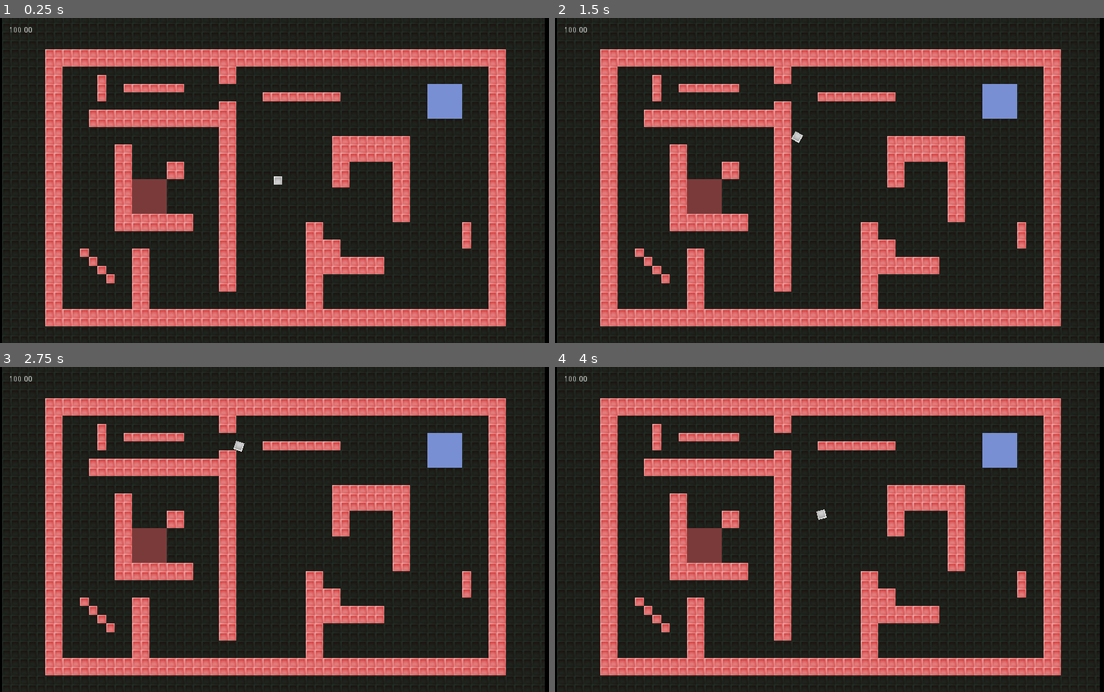
Above: before the commit, frames 1-4 (two rows, left to right).
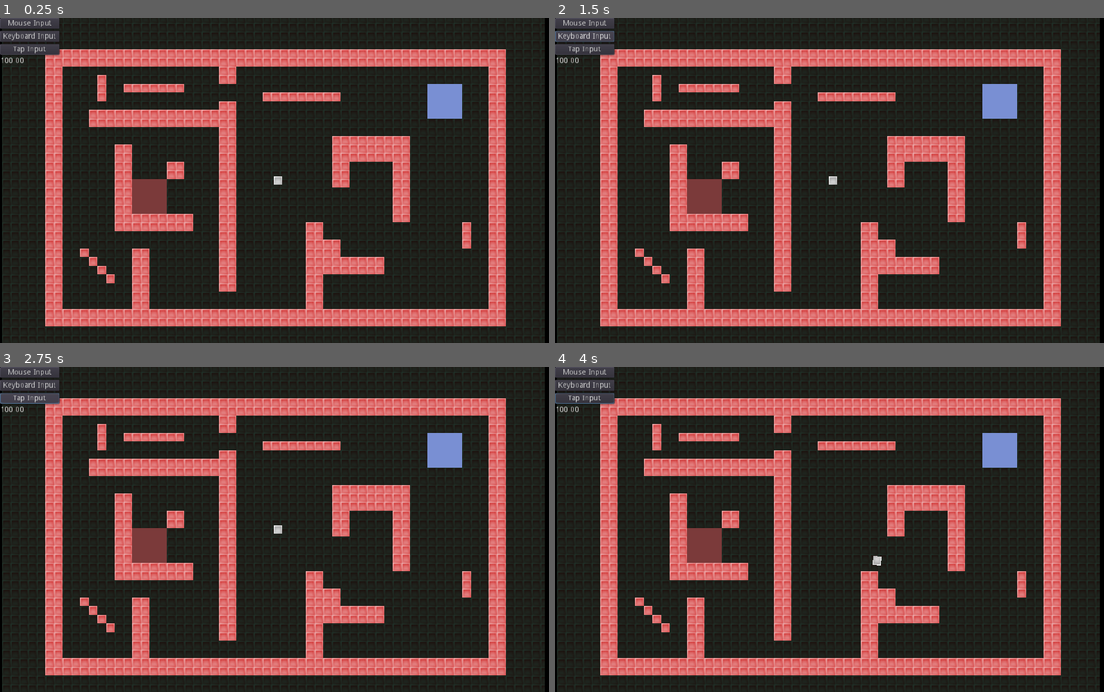
Above: after the commit, the same moments.

Repository: kawzar/kinematic_col_actividad3
Game: Godot game, scene res://main.tscn
The game is run twice, just before and just after one commit, with the same random seed, the same clock (stepped at 60 frames per second) and the same inputs.
Inputs (mouse positions are in pixels of both pictures, inside the frame that each line leads up to):
- Up to frame 1 (0.25 s): no input
- Up to frame 2 (1.5 s): click (582, 24) at 0.5 s, where only the run after the commit has a clickable "Mouse Input"; click (582, 37) at 1.25 s, where only the run after the commit has a clickable "Keyboard Input"
- Up to frame 3 (2.75 s): click (27, 399) at 2 s, where only the run after the commit has a clickable "Tap Input"
- Up to frame 4 (4 s): move the mouse to (955, 513) at 2.77 s; hold Right (move_right) 2.78-3.53 s; hold Down (move_bottom) 2.78-3.53 s; click (955, 513) at 2.92 s; move the mouse to (719, 545) at 3.52 s; hold Left (move_left) from 3.53 s (still down); tap Down (move_bottom) at 3.6 s; click (719, 545) at 3.67 s

The runs differ from the first frame. In frame 1, 1.1% of the frame differs, in the area x 0-12%, y 0-14%; in frame 2, 1.2%, in the area x 0-52%, y 0-52%; in frame 3, 1.2%; in frame 4, 1.2%.

Commit message:
Adding hud

Diff:
--- a/HUD/hud.gd
+++ b/HUD/hud.gd
@@ -1,8 +1,7 @@
 extends Control
 
 func _on_health_change(amount):
-	$health.text = str(amount).pad_decimals(2)
-
+	get_node("container/health").text = str(amount).pad_decimals(2)
 
 func _on_player_im_dead():
-	$health.text = "DEAD"
+	get_node("container/health").text = "DEAD"
--- a/main.tscn
+++ b/main.tscn
@@ -72,11 +72,31 @@
 margin_bottom = 40.0
 script = ExtResource( 4 )
 
-[node name="health" type="Label" parent="CanvasLayer/HUD"]
-margin_left = 16.0
-margin_top = 16.0
-margin_right = 64.0
-margin_bottom = 32.0
+[node name="container" type="VBoxContainer" parent="CanvasLayer/HUD"]
+margin_right = 40.0
+margin_bottom = 40.0
+
+[node name="MouseControl" type="Button" parent="CanvasLayer/HUD/container"]
+margin_right = 109.0
+margin_bottom = 20.0
+text = "Mouse Input"
+
+[node name="KeyboardControl" type="Button" parent="CanvasLayer/HUD/container"]
+margin_top = 24.0
+margin_right = 109.0
+margin_bottom = 44.0
+text = "Keyboard Input"
+
+[node name="TapControl" type="Button" parent="CanvasLayer/HUD/container"]
+margin_top = 48.0
+margin_right = 109.0
+margin_bottom = 68.0
+text = "Tap Input"
+
+[node name="health" type="Label" parent="CanvasLayer/HUD/container"]
+margin_top = 72.0
+margin_right = 109.0
+margin_bottom = 86.0
 size_flags_vertical = 0
 text = "0000"
 
@@ -96,3 +116,6 @@
 [connection signal="body_exited" from="level1/obstacles/healZone" to="level1/obstacles/healZone" method="_on_zone_body_exit"]
 [connection signal="health_change" from="player" to="CanvasLayer/HUD" method="_on_health_change"]
 [connection signal="im_dead" from="player" to="CanvasLayer/HUD" method="_on_player_im_dead"]
+[connection signal="pressed" from="CanvasLayer/HUD/container/MouseControl" to="player" method="_on_button_pressed" binds= [ "MouseControl" ]]
+[connection signal="pressed" from="CanvasLayer/HUD/container/KeyboardControl" to="player" method="_on_button_pressed" binds= [ "KeyboardControl" ]]
+[connection signal="pressed" from="CanvasLayer/HUD/container/TapControl" to="player" method="_on_button_pressed" binds= [ "TapControl" ]]
--- a/obstacles/damagezone.gd
+++ b/obstacles/damagezone.gd
@@ -13,5 +13,5 @@
 	if body.is_in_group("player"):
 		trapped_body = body
 
-func _on_zone_body_exit( body ):
+func _on_zone_body_exit(_body):
 	trapped_body = null
--- a/player/player.gd
+++ b/player/player.gd
@@ -26,3 +26,7 @@
 	elif health > 100:
 		health = 100
 	emit_signal("health_change",health)
+
+
+func _on_button_pressed(button_name):
+	get_node("StateMachine").transition_to(button_name)
--- a/player/player_keyboard_input.gd
+++ /dev/null
@@ -1,22 +0,0 @@
-extends Node2D
-
-export (float) var SPEED = 160
-export (float) var ACCELERATION = 350
-export (float) var MIN_MOUSE_DISTANCE = 5
-
-
-var velocity = Vector2(0,0)
-var kinematic_body
-
-func _ready():
-	kinematic_body = get_parent()
-
-func _physics_process(delta):
-	_apply_motion(Inputmanager.get("movement_input"))
-	kinematic_body.move_and_slide(velocity * delta)
-
-func _apply_motion(motion):
-	velocity += motion.normalized() * SPEED
-
-func _onKeyPressed(movement_vector):
-	_apply_motion(movement_vector)
--- a/player/player_tap_input.gd
+++ /dev/null
@@ -1,29 +0,0 @@
-extends Node2D
-
-export (float) var SPEED = 160
-export (float) var ACCELERATION = 350
-export (float) var MIN_MOUSE_DISTANCE = 5
-
-var velocity = Vector2(0,0)
-var isHeadedSomewhere = false
-var kinematic_body
-var target = Vector2(0,0)
-
-func _ready():
-	kinematic_body = get_parent()
-
-func _physics_process(delta):
-	if isHeadedSomewhere:
-		if global_position.distance_to(target) > MIN_MOUSE_DISTANCE:
-			kinematic_body.move_and_slide(velocity * delta)
-		else:
-			isHeadedSomewhere = false
-
-func _moveTowardsPosition(position):
-	isHeadedSomewhere = true
-	target = position
-	var direction = global_position.direction_to(position)
-	velocity = velocity.move_toward(direction * SPEED, ACCELERATION)
-
-func _onTap(position):
-	_moveTowardsPosition(position)
--- a/project.godot
+++ b/project.godot
@@ -59,10 +59,6 @@
 config/name="MarlowHaspert Actividad 3"
 run/main_scene="res://main.tscn"
 config/icon="res://icon.png"
-
-[autoload]
-
-Inputmanager="*res://input/inputmanager.gd"
 
 [display]
 
--- a/state_machine/mouse_control_state.gd
+++ b/state_machine/mouse_control_state.gd
@@ -12,13 +12,12 @@
 func enter(_msg := {}) -> void:
 	pass
 
-func physics_update(delta: float) -> void:
+func physics_update(_delta: float) -> void:
 	if isHeadedSomewhere:
 		if player.global_position.distance_to(target) > MIN_MOUSE_DISTANCE:
 			player.move_and_slide(velocity)
 		else:
 			isHeadedSomewhere = false
-			player.velocity = Vector2.ZERO
 
 func handle_input(event: InputEvent) -> void:
    # Mouse in viewport coordinates.
--- a/state_machine/tap_control_state.gd
+++ b/state_machine/tap_control_state.gd
@@ -12,7 +12,7 @@
 func enter(_msg := {}) -> void:
 	pass
 
-func physics_update(delta: float) -> void:
+func physics_update(_delta: float) -> void:
 	if isHeadedSomewhere:
 		if player.global_position.distance_to(target) > MIN_TARGET_DISTANCE:
 			player.move_and_slide(velocity)
